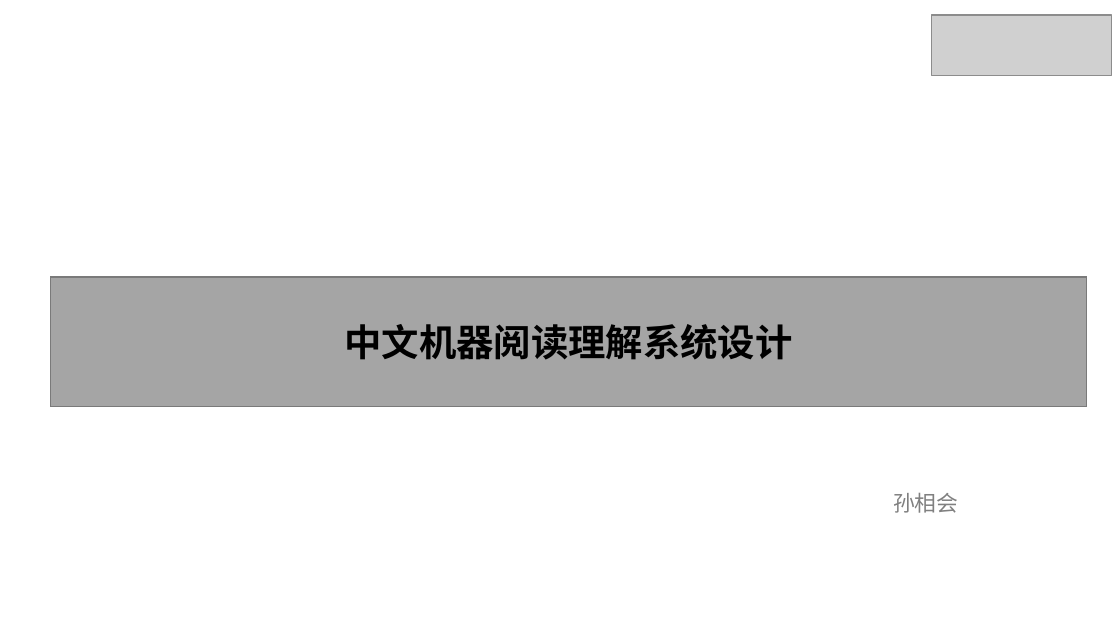
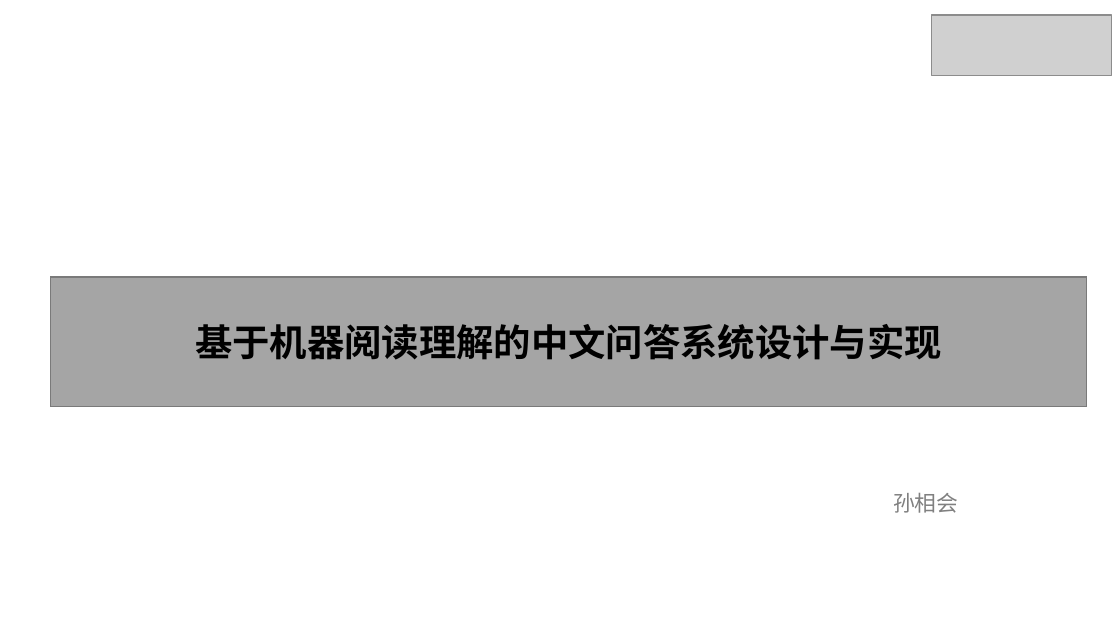
Before and after one commit to xhsun1997/ChineseMRC, a slide deck: slide 1 of 孙相会.pptx. Drawn at 1120x630 pixels with LibreOffice and Linux fonts; fonts in the diff are those of the drawing; grey boxes stand for pictures; background and template pictures are left out. Boxes give left, top, right and bottom in pixels: in the first picture for what was removed or moved away, otherwise in the second. Text is boxed around its words. In the diff, an @@ line names an element or a change of style, - is before the commit and + after.

```diff
--- a/孙相会.pptx
+++ b/孙相会.pptx
@@ text in rectangle at [195,324,942,360]: text changed @@
-中文机器阅读理解系统设计
+基于机器阅读理解的中文问答系统设计与实现
```
Also in this commit, not shown: 2 slides added, 3 other files.
